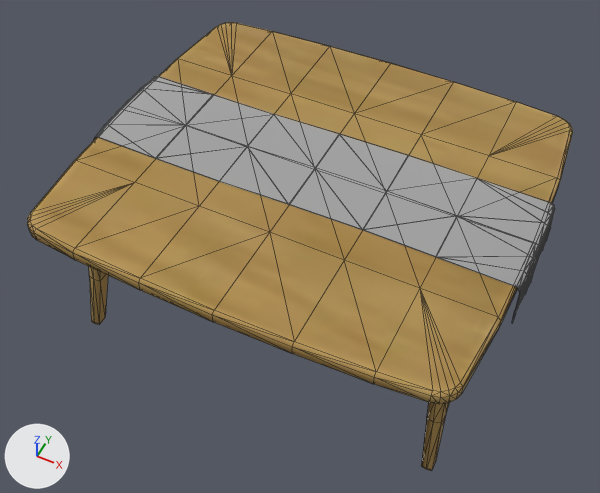
Renders of the glTF model app/static/room/models/f13079.glb from each side of a commit.
One viewpoint serves both versions: a 50 mm camera at (10.8, -23.0, 31.7) aimed at (-0.4, -0.6, 3.7). The lights are fixed; the arrows at lower left show +X, +Y and +Z. The older version comes first. Mesh edges are drawn as thin lines. Where no turn or scale is listed for an object, it has been applied to the vertices. Vertices at exactly the same position are counted once.
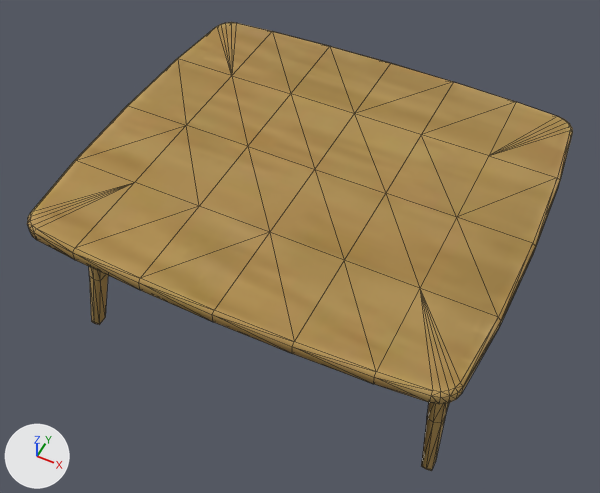
Where the newer file only moved an object's origin or applied its transform, the numbers keep the older frame.

Edits to the bpy script that builds the scene:
```text
Change me_mesh_0:
    used by ob_mesh_0; location = (-9.63, 8.34, 0.0)
    remove me_mesh_0.from_pydata(...)  # 688 vertices, 1138 faces; spans x 0.0..19.2, y -16.7..0.0, z 0.0..8.1
    add me_mesh_0.from_pydata(...)  # 462 vertices, 824 faces; spans x 0.2..19.0, y -16.7..0.0, z 0.0..8.1
    me_mesh_0 part 1: the loose piece of 116 vertices spanning x 0.0..19.2, y -10.8..-5.9, z 5.9..8.1 is deleted
    me_mesh_0 part 2: the loose piece of 110 vertices spanning x 0.0..19.2, y -10.8..-5.9, z 5.9..8.1 is deleted
    remove me_mesh_0.materials.append(mat_mrefabric)
```

Boxes [x1, y1, x2, y2] around the edits, measured in the pictures (600 x 493 px):
part 1 of me_mesh_0, deleted: before [95, 137, 520, 320]
part 2 of me_mesh_0, deleted: before [94, 76, 555, 320]
